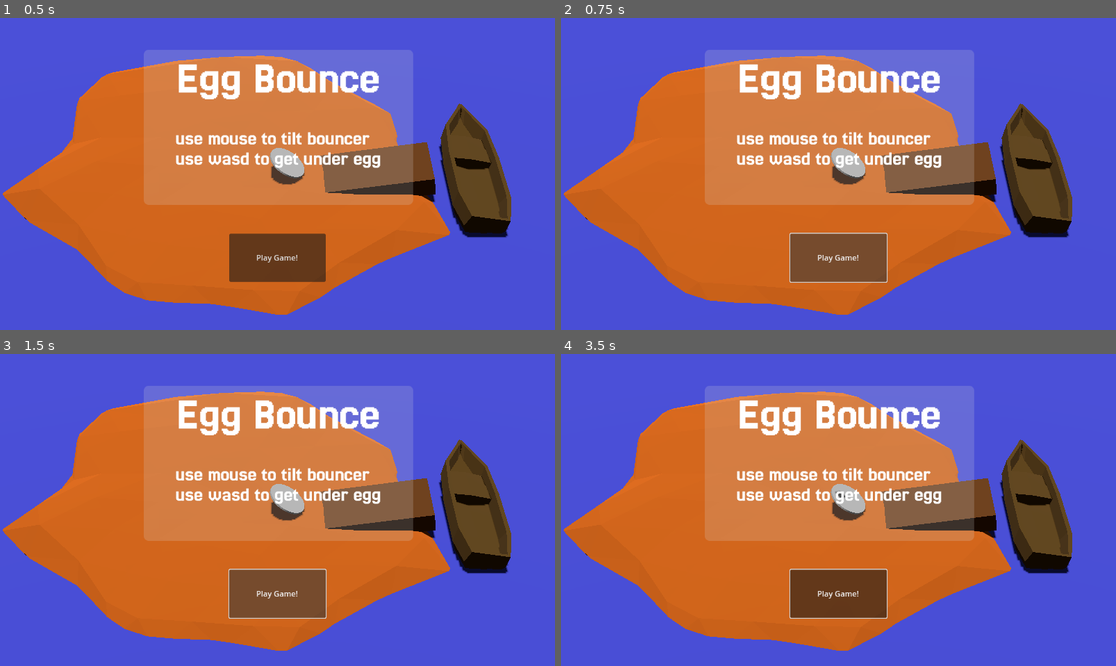
Above: before the commit, frames 1-4 (two rows, left to right).
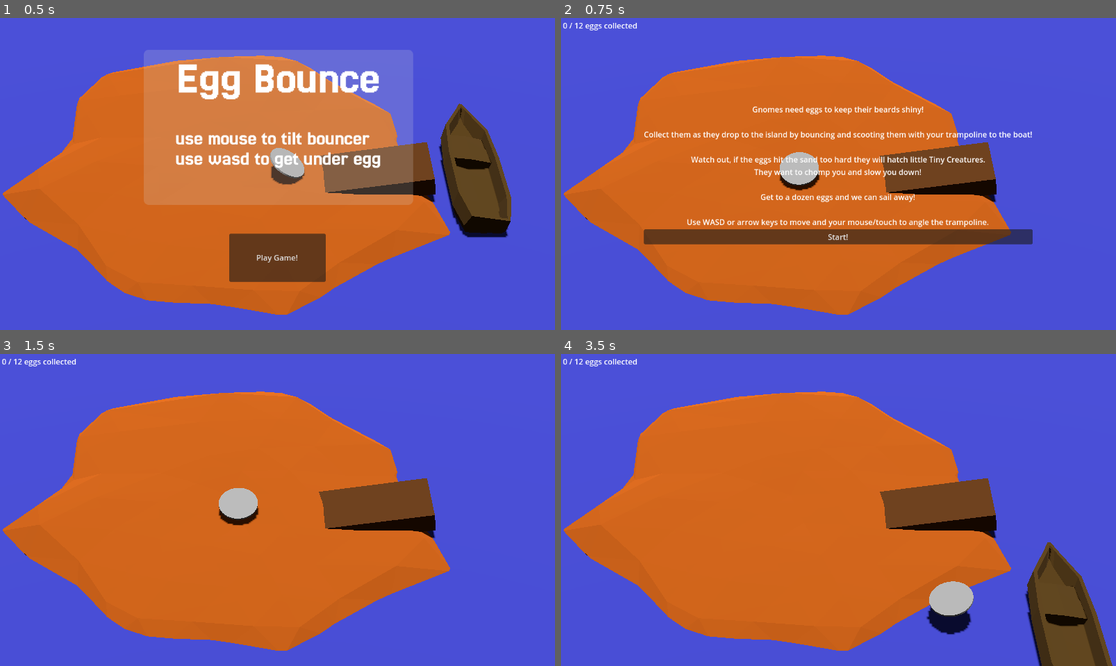
Above: after the commit, the same moments.

Repository: nikolajbaer/ldj56
Game: Godot game, scene res://intro_3d.tscn
Same seed, same stepped clock (60 frames per second), same inputs: the game is played once before the commit and once after it.
Inputs (mouse positions are in pixels of both pictures, inside the frame that each line leads up to):
- Up to frame 1 (0.5 s): no input
- Up to frame 2 (0.75 s): click "Play Game!" at 0.5 s
- Up to frame 3 (1.5 s): click "Play Game!" (after the commit: "Start!") at 1.25 s
- Up to frame 4 (3.5 s): move the mouse to (960, 494) at 2.02 s; hold Right (right) 2.03-2.78 s; move the mouse to (727, 525) at 2.77 s; hold Down (down) from 2.78 s (still down)

Frame 1 is identical in both runs. In frame 2, 33% of the frame differs, in the area x 0-93%, y 1-85%; in frame 3, 31%; in frame 4, 36%, in the area x 0-100%, y 1-100%.

Commit message:
fix button

Diff:
--- a/intro_3d.tscn
+++ b/intro_3d.tscn
@@ -114,5 +114,5 @@
 [node name="Timer" type="Timer" parent="."]
 wait_time = 3.0
 
-[connection signal="pressed" from="Control/VBox/CenterContainer/Panel/Button" to="." method="_on_button_pressed"]
+[connection signal="pressed" from="Control/VBox/VBoxContainer/CenterContainer/Panel/Button" to="." method="_on_button_pressed"]
 [connection signal="timeout" from="Timer" to="." method="_on_timer_timeout"]
